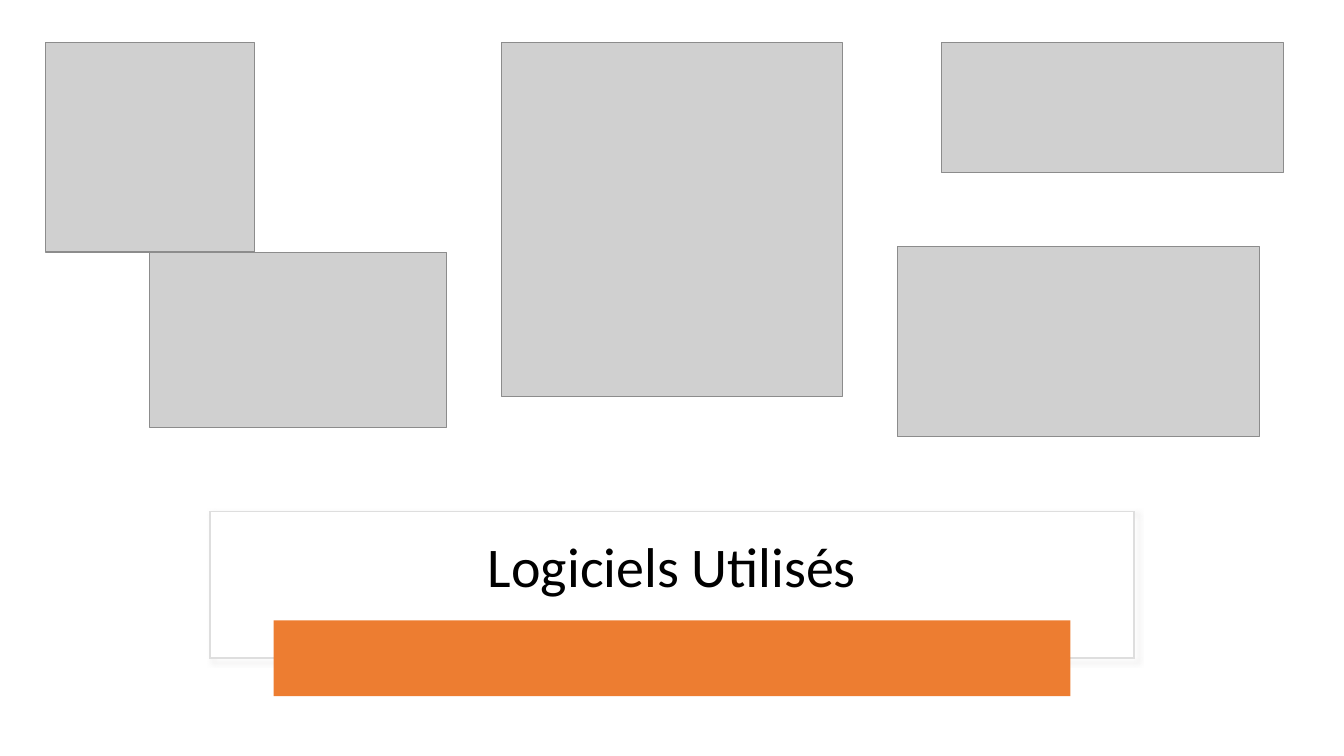
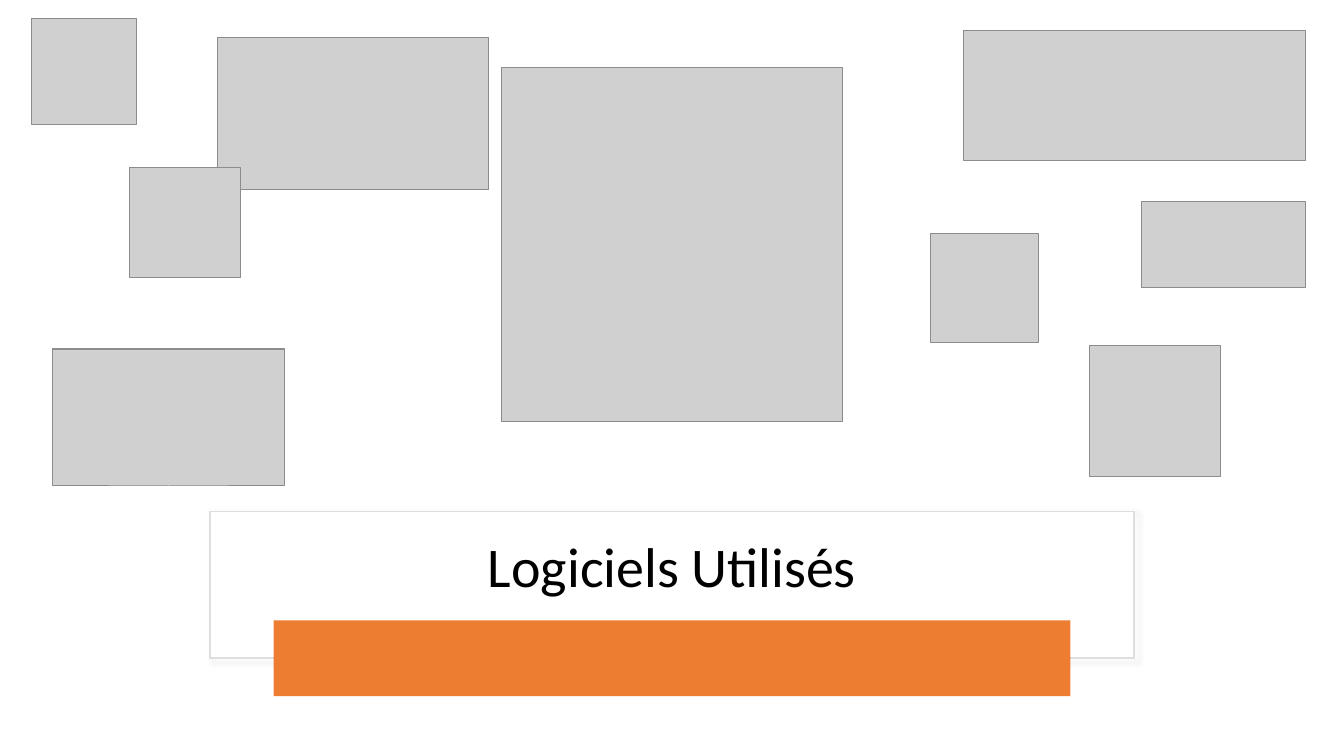
Before and after one commit to FlowNight/Techs_WEB, a slide deck: slide 7 of folder/Support_T_W.pptx (slide 6 before the commit). Drawn at 1344x756 pixels with LibreOffice and Linux fonts; fonts in the diff are those of the drawing; grey boxes stand for pictures. Boxes give left, top, right and bottom in pixels: in the first picture for what was removed or moved away, otherwise in the second. Text is boxed around its words. In the diff, an @@ line names an element or a change of style, - is before the commit and + after.

```diff
--- a/folder/Support_T_W.pptx
+++ b/folder/Support_T_W.pptx
@@ picture: place and size @@
-picture at <box>45,42,255,252</box>
+picture at <box>31,18,137,124</box>
@@ picture added at <box>218,37,489,190</box> @@
@@ picture: place and size @@
-picture at <box>942,42,1284,172</box>
+picture at <box>964,30,1306,160</box>
@@ picture: place and size @@
-picture at <box>502,42,843,396</box>
+picture at <box>502,68,843,421</box>
@@ picture added at <box>129,167,240,278</box> @@
@@ picture: place and size @@
-picture at <box>897,247,1259,437</box>
+picture at <box>1142,202,1306,287</box>
@@ picture added at <box>931,234,1040,343</box> @@
@@ picture: place and size @@
-picture at <box>150,252,448,427</box>
+picture at <box>52,349,284,486</box>
@@ picture added at <box>1090,346,1221,476</box> @@
```
Also in this commit, not shown: 9 other slides changed, 4 slides added, 3 slides removed, 5 other files.
